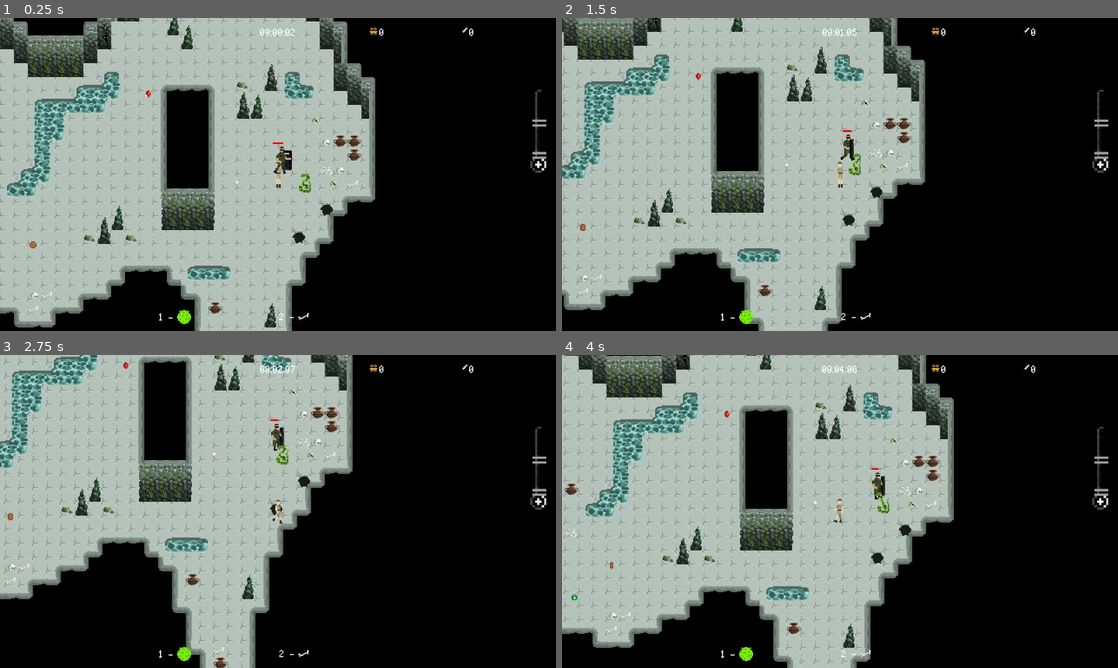
Above: before the commit, frames 1-4 (two rows, left to right).
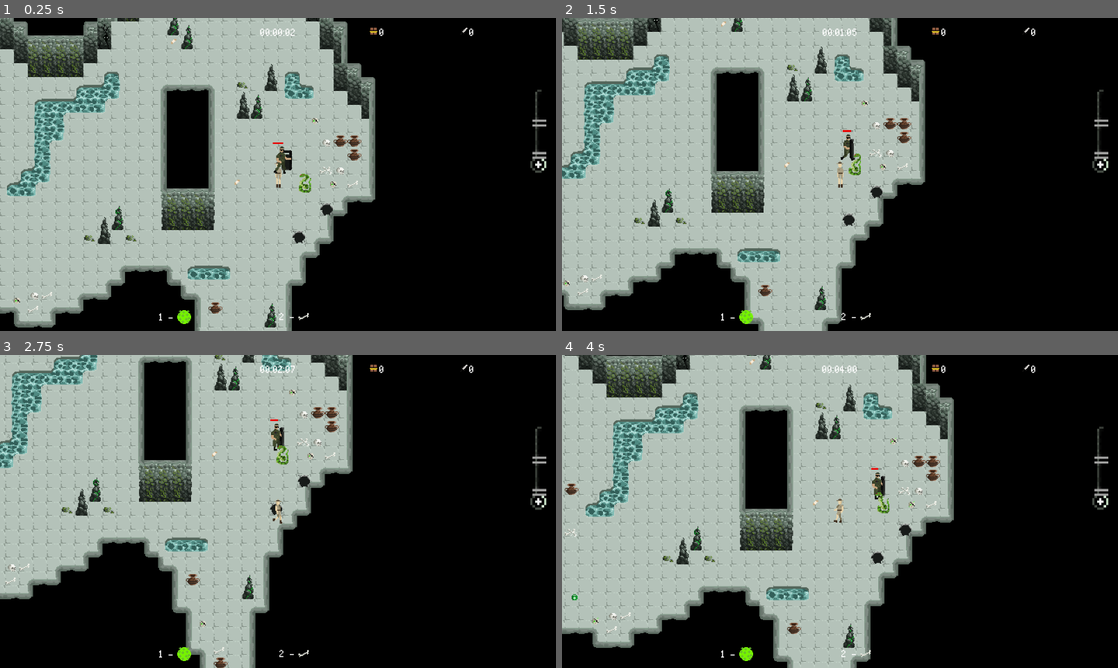
Above: after the commit, the same moments.

Repository: mirogon/Archaeology
Game: Godot game, scene res://Scenes/Main.tscn
Two runs of this game, one before a commit and one after it. Both use one fixed random seed, a clock stepped at 60 frames per second and the inputs below. The engine's default icon, where the game draws it, is replaced by a stand-in: a white triangle on a blue panel in a dark square.
Inputs (mouse positions are in pixels of both pictures, inside the frame that each line leads up to):
- Up to frame 1 (0.25 s): no input
- Up to frame 2 (1.5 s): move the mouse to (962, 158) at 0.52 s; hold Right (ui_right) 0.53-1.28 s; tap F (action) at 0.6 s; move the mouse to (728, 190) at 1.27 s; hold Down (ui_down) from 1.28 s (still down); tap 1 at 1.35 s
- Up to frame 3 (2.75 s): move the mouse to (333, 442) at 2.02 s; release Down (ui_down) at 2.03 s; hold Right (ui_right) from 2.03 s (still down); hold 2 from 2.03 s (still down)
- Up to frame 4 (4 s): tap Enter at 2.75 s; move the mouse to (812, 574) at 2.77 s; release Right (ui_right) at 2.78 s; release 2 at 2.78 s; hold Up (ui_up) 2.78-3.53 s; tap F (action) at 2.85 s; move the mouse to (1006, 558) at 3.52 s; hold Left (ui_left) from 3.53 s (still down); hold 1 from 3.53 s (still down)

The runs differ from the first frame. In frame 1, 0.1% of the frame differs, in the area x 2-56%, y 6-92%; in frame 2, less than 0.1%; in frame 3, less than 0.1%; in frame 4, less than 0.1%.

Commit message:
Enemies drop treasure

Diff:
--- a/Scenes/Enemies/Bat.tscn
+++ b/Scenes/Enemies/Bat.tscn
@@ -1,8 +1,10 @@
-[gd_scene load_steps=16 format=2]
+[gd_scene load_steps=18 format=2]
 
 [ext_resource path="res://Asstes/Enemies/Bat.png" type="Texture" id=1]
 [ext_resource path="res://Scripts/Enemies/Enemy.gd" type="Script" id=2]
 [ext_resource path="res://Scenes/Other/HealthSystem.tscn" type="PackedScene" id=3]
+[ext_resource path="res://Scenes/Items/Coin.tscn" type="PackedScene" id=4]
+[ext_resource path="res://Scenes/Items/Ruby.tscn" type="PackedScene" id=5]
 
 [sub_resource type="RectangleShape2D" id=12]
 extents = Vector2( 6, 5 )
@@ -63,6 +65,10 @@
 [node name="Bat" type="KinematicBody2D"]
 script = ExtResource( 2 )
 animation_name = "Bat"
+coin_scene = ExtResource( 4 )
+ruby_scene = ExtResource( 5 )
+coin_drop_chance = 50
+ruby_drop_chance = 50
 
 [node name="CollisionShape2D" type="CollisionShape2D" parent="."]
 position = Vector2( 0, 1 )
@@ -71,7 +77,7 @@
 [node name="AnimatedSprite" type="AnimatedSprite" parent="."]
 frames = SubResource( 11 )
 animation = "Bat_Atk"
-frame = 4
+frame = 6
 playing = true
 
 [node name="HealthSystem" parent="." instance=ExtResource( 3 )]
--- /dev/null
+++ b/Scenes/Enemies/DamageNumber.tscn
@@ -0,0 +1,27 @@
+[gd_scene load_steps=4 format=2]
+
+[ext_resource path="res://Asstes/Fonts/BitPotion.ttf" type="DynamicFontData" id=1]
+[ext_resource path="res://Scripts/Enemies/DamageNumber.gd" type="Script" id=2]
+
+[sub_resource type="DynamicFont" id=1]
+font_data = ExtResource( 1 )
+
+[node name="DamageNumber" type="Node2D"]
+visible = false
+z_index = 5
+script = ExtResource( 2 )
+
+[node name="Label" type="Label" parent="."]
+anchor_left = 0.5
+anchor_right = 0.5
+margin_left = -5.0
+margin_right = 5.0
+margin_bottom = 13.0
+custom_colors/font_color = Color( 0.929412, 0.894118, 0.101961, 1 )
+custom_fonts/font = SubResource( 1 )
+text = "22"
+
+[node name="LifetimeTimer" type="Timer" parent="."]
+wait_time = 0.3
+
+[connection signal="timeout" from="LifetimeTimer" to="." method="_on_LifetimeTimer_timeout"]
--- a/Scenes/Enemies/Goblin.tscn
+++ b/Scenes/Enemies/Goblin.tscn
@@ -1,8 +1,10 @@
-[gd_scene load_steps=11 format=2]
+[gd_scene load_steps=13 format=2]
 
 [ext_resource path="res://Asstes/Enemies/goblin.png" type="Texture" id=1]
 [ext_resource path="res://Scenes/Other/HealthSystem.tscn" type="PackedScene" id=2]
 [ext_resource path="res://Scripts/Enemies/Enemy.gd" type="Script" id=3]
+[ext_resource path="res://Scenes/Items/Coin.tscn" type="PackedScene" id=4]
+[ext_resource path="res://Scenes/Items/Ruby.tscn" type="PackedScene" id=5]
 
 [sub_resource type="RectangleShape2D" id=1]
 extents = Vector2( 6, 6.5 )
@@ -43,6 +45,10 @@
 [node name="Goblin" type="KinematicBody2D"]
 script = ExtResource( 3 )
 animation_name = "Goblin"
+coin_scene = ExtResource( 4 )
+ruby_scene = ExtResource( 5 )
+coin_drop_chance = 50
+ruby_drop_chance = 50
 
 [node name="CollisionShape2D" type="CollisionShape2D" parent="."]
 position = Vector2( 1, 0 )
@@ -52,7 +58,6 @@
 position = Vector2( 8, -9 )
 frames = SubResource( 7 )
 animation = "Goblin_Walk"
-frame = 1
 playing = true
 
 [node name="HealthSystem" parent="." instance=ExtResource( 2 )]
--- a/Scenes/Enemies/Rat.tscn
+++ b/Scenes/Enemies/Rat.tscn
@@ -1,9 +1,11 @@
-[gd_scene load_steps=18 format=2]
+[gd_scene load_steps=20 format=2]
 
 [ext_resource path="res://Scripts/Enemies/Enemy.gd" type="Script" id=1]
 [ext_resource path="res://Asstes/Enemies/Rat_Atk.png" type="Texture" id=2]
 [ext_resource path="res://Asstes/Enemies/Rat.png" type="Texture" id=3]
 [ext_resource path="res://Scenes/Other/HealthSystem.tscn" type="PackedScene" id=4]
+[ext_resource path="res://Scenes/Items/Coin.tscn" type="PackedScene" id=5]
+[ext_resource path="res://Scenes/Items/Ruby.tscn" type="PackedScene" id=6]
 
 [sub_resource type="AtlasTexture" id=56]
 atlas = ExtResource( 2 )
@@ -70,6 +72,10 @@
 script = ExtResource( 1 )
 speed = 65
 animation_name = "Rat"
+coin_scene = ExtResource( 5 )
+ruby_scene = ExtResource( 6 )
+coin_drop_chance = 80
+ruby_drop_chance = 20
 
 [node name="AnimatedSprite" type="AnimatedSprite" parent="."]
 position = Vector2( 0, -8 )
--- a/Scenes/Enemies/Scarab.tscn
+++ b/Scenes/Enemies/Scarab.tscn
@@ -1,11 +1,33 @@
-[gd_scene load_steps=16 format=2]
+[gd_scene load_steps=18 format=2]
 
 [ext_resource path="res://Scripts/Enemies/Enemy.gd" type="Script" id=1]
 [ext_resource path="res://Asstes/Enemies/Scarab.png" type="Texture" id=2]
 [ext_resource path="res://Scenes/Other/HealthSystem.tscn" type="PackedScene" id=3]
+[ext_resource path="res://Scenes/Items/Coin.tscn" type="PackedScene" id=4]
+[ext_resource path="res://Scenes/Items/Ruby.tscn" type="PackedScene" id=5]
 
 [sub_resource type="RectangleShape2D" id=1]
 extents = Vector2( 9.5, 4.5 )
+
+[sub_resource type="AtlasTexture" id=7]
+atlas = ExtResource( 2 )
+region = Rect2( 0, 16, 32, 16 )
+
+[sub_resource type="AtlasTexture" id=8]
+atlas = ExtResource( 2 )
+region = Rect2( 32, 16, 32, 16 )
+
+[sub_resource type="AtlasTexture" id=9]
+atlas = ExtResource( 2 )
+region = Rect2( 64, 16, 32, 16 )
+
+[sub_resource type="AtlasTexture" id=10]
+atlas = ExtResource( 2 )
+region = Rect2( 96, 16, 32, 16 )
+
+[sub_resource type="AtlasTexture" id=11]
+atlas = ExtResource( 2 )
+region = Rect2( 128, 16, 32, 16 )
 
 [sub_resource type="AtlasTexture" id=2]
 atlas = ExtResource( 2 )
@@ -27,43 +49,27 @@
 atlas = ExtResource( 2 )
 region = Rect2( 128, 0, 32, 16 )
 
-[sub_resource type="AtlasTexture" id=7]
-atlas = ExtResource( 2 )
-region = Rect2( 0, 16, 32, 16 )
-
-[sub_resource type="AtlasTexture" id=8]
-atlas = ExtResource( 2 )
-region = Rect2( 32, 16, 32, 16 )
-
-[sub_resource type="AtlasTexture" id=9]
-atlas = ExtResource( 2 )
-region = Rect2( 64, 16, 32, 16 )
-
-[sub_resource type="AtlasTexture" id=10]
-atlas = ExtResource( 2 )
-region = Rect2( 96, 16, 32, 16 )
-
-[sub_resource type="AtlasTexture" id=11]
-atlas = ExtResource( 2 )
-region = Rect2( 128, 16, 32, 16 )
-
 [sub_resource type="SpriteFrames" id=12]
 animations = [ {
+"frames": [ SubResource( 7 ), SubResource( 8 ), SubResource( 9 ), SubResource( 10 ), SubResource( 11 ) ],
+"loop": true,
+"name": "Scarab_Atk",
+"speed": 8.0
+}, {
 "frames": [ SubResource( 2 ), SubResource( 3 ), SubResource( 4 ), SubResource( 5 ), SubResource( 6 ) ],
 "loop": true,
 "name": "Scarab_Walk",
 "speed": 18.0
-}, {
-"frames": [ SubResource( 7 ), SubResource( 8 ), SubResource( 9 ), SubResource( 10 ), SubResource( 11 ) ],
-"loop": true,
-"name": "Scarab_Atk",
-"speed": 8.0
 } ]
 
 [node name="Scarab" type="KinematicBody2D" groups=["Enemy"]]
 z_index = 2
 script = ExtResource( 1 )
 animation_name = "Scarab"
+coin_scene = ExtResource( 4 )
+ruby_scene = ExtResource( 5 )
+coin_drop_chance = 60
+ruby_drop_chance = 40
 
 [node name="CollisionShape2D" type="CollisionShape2D" parent="."]
 position = Vector2( -0.5, -0.5 )
--- a/Scenes/Enemies/Snake.tscn
+++ b/Scenes/Enemies/Snake.tscn
@@ -1,9 +1,11 @@
-[gd_scene load_steps=27 format=2]
+[gd_scene load_steps=29 format=2]
 
 [ext_resource path="res://Scripts/Enemies/Enemy.gd" type="Script" id=1]
 [ext_resource path="res://Asstes/Enemies/Snake_idle.png" type="Texture" id=2]
 [ext_resource path="res://Asstes/Enemies/Snake_Atk.png" type="Texture" id=3]
 [ext_resource path="res://Scenes/Other/HealthSystem.tscn" type="PackedScene" id=4]
+[ext_resource path="res://Scenes/Items/Coin.tscn" type="PackedScene" id=5]
+[ext_resource path="res://Scenes/Items/Ruby.tscn" type="PackedScene" id=6]
 
 [sub_resource type="AtlasTexture" id=12]
 atlas = ExtResource( 2 )
@@ -106,12 +108,16 @@
 script = ExtResource( 1 )
 moves = false
 animation_name = "Snake"
+coin_scene = ExtResource( 5 )
+ruby_scene = ExtResource( 6 )
+coin_drop_chance = 80
+ruby_drop_chance = 20
 
 [node name="AnimatedSprite" type="AnimatedSprite" parent="."]
 z_index = 1
 frames = SubResource( 21 )
 animation = "Snake_Walk"
-frame = 8
+frame = 7
 playing = true
 
 [node name="CollisionShape2D" type="CollisionShape2D" parent="."]
--- a/Scenes/Rooms/Room.tscn
+++ b/Scenes/Rooms/Room.tscn
@@ -1,10 +1,9 @@
-[gd_scene load_steps=52 format=2]
+[gd_scene load_steps=51 format=2]
 
 [ext_resource path="res://Asstes/Environment/Cave_Set.png" type="Texture" id=1]
 [ext_resource path="res://Asstes/Environment/Water.png" type="Texture" id=2]
 [ext_resource path="res://Scenes/Rooms/Spawner.tscn" type="PackedScene" id=3]
 [ext_resource path="res://Scenes/Items/Coin.tscn" type="PackedScene" id=4]
-[ext_resource path="res://Scenes/Items/Ruby.tscn" type="PackedScene" id=5]
 [ext_resource path="res://Scenes/Items/Medikit.tscn" type="PackedScene" id=6]
 [ext_resource path="res://Scenes/Items/Bandage.tscn" type="PackedScene" id=7]
 [ext_resource path="res://Scenes/Enemies/Snake.tscn" type="PackedScene" id=8]
@@ -848,23 +847,38 @@
 [node name="Medikit3" parent="Pickups" instance=ExtResource( 6 )]
 position = Vector2( -192, 317 )
 
+[node name="Medikit4" parent="Pickups" instance=ExtResource( 6 )]
+position = Vector2( -343, 74 )
+
 [node name="Bandage" parent="Pickups" instance=ExtResource( 7 )]
 position = Vector2( -520, 39 )
 
 [node name="Bandage2" parent="Pickups" instance=ExtResource( 7 )]
 position = Vector2( -207, 41 )
 
-[node name="Coin" parent="Pickups" instance=ExtResource( 4 )]
-position = Vector2( -442, 113 )
-
-[node name="Ruby" parent="Pickups" instance=ExtResource( 5 )]
-position = Vector2( -309, -61 )
+[node name="Bandage3" parent="Pickups" instance=ExtResource( 7 )]
+position = Vector2( -280, -121 )
 
 [node name="treasure_skull" parent="Pickups" instance=ExtResource( 10 )]
 position = Vector2( -96, 43 )
 
 [node name="treasure_skull2" parent="Pickups" instance=ExtResource( 10 )]
 position = Vector2( -117, -30 )
+
+[node name="treasure_skull3" parent="Pickups" instance=ExtResource( 10 )]
+position = Vector2( -220, 236 )
+
+[node name="treasure_skull4" parent="Pickups" instance=ExtResource( 10 )]
+position = Vector2( -460, 177 )
+
+[node name="treasure_skull5" parent="Pickups" instance=ExtResource( 10 )]
+position = Vector2( -543, 8 )
+
+[node name="treasure_skull6" parent="Pickups" instance=ExtResource( 10 )]
+position = Vector2( -797, 159 )
+
+[node name="treasure_skull7" parent="Pickups" instance=ExtResource( 10 )]
+position = Vector2( -681, -165 )
 
 [node name="Navigation2D" type="Navigation2D" parent="."]
 visible = false
--- /dev/null
+++ b/Scripts/Enemies/DamageNumber.gd
@@ -0,0 +1,21 @@
+extends Node2D
+
+func show_damage(damage):
+	$Label.text = String(damage)
+	self.visible = true
+	$LifetimeTimer.start()
+
+
+
+# Called when the node enters the scene tree for the first time.
+func _ready():
+	pass # Replace with function body.
+
+
+# Called every frame. 'delta' is the elapsed time since the previous frame.
+#func _process(delta):
+#	pass
+
+
+func _on_LifetimeTimer_timeout():
+	self.visible = false
--- a/Scripts/Enemies/Enemy.gd
+++ b/Scripts/Enemies/Enemy.gd
@@ -6,6 +6,12 @@
 export var attack_interval = 1.0
 export var animation_name: String
 
+export var coin_scene: PackedScene
+export var ruby_scene: PackedScene
+
+export var coin_drop_chance: int
+export var ruby_drop_chance: int
+
 var player
 var soldier
 
@@ -13,6 +19,7 @@
 
 var last_time_attacked = 0
 var last_time_hit = 0
+
 
 func _ready():
 	player = get_tree().get_root().get_node("Main").get_node("Player")
@@ -52,6 +59,20 @@
 	queue_free()
 	get_tree().get_root().get_node("Main").enemy_died()
 
+	drop_item(coin_scene, coin_drop_chance)
+	drop_item(ruby_scene, ruby_drop_chance)
+
+func drop_item(item_scene, drop_chance):
+	if !item_scene:
+		return
+	var random_num = randi() % 100
+	if random_num <= drop_chance:
+		var item = item_scene.instance()
+		item.position = position
+		get_parent().get_parent().add_child(item)
+
+
+
 func on_health_update(new_health):
 	$AnimatedSprite.modulate = Color(1,0,0,1)
 	last_time_hit = time
